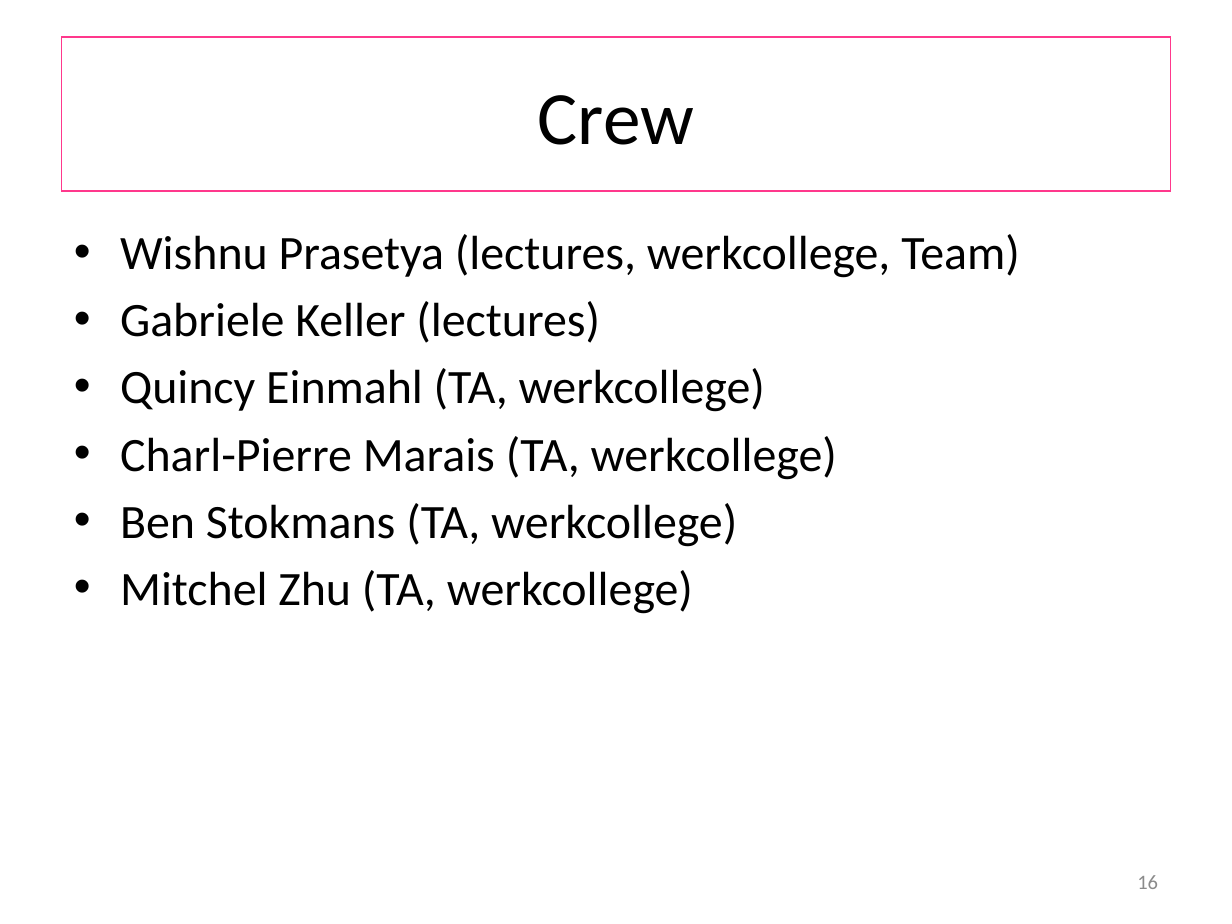
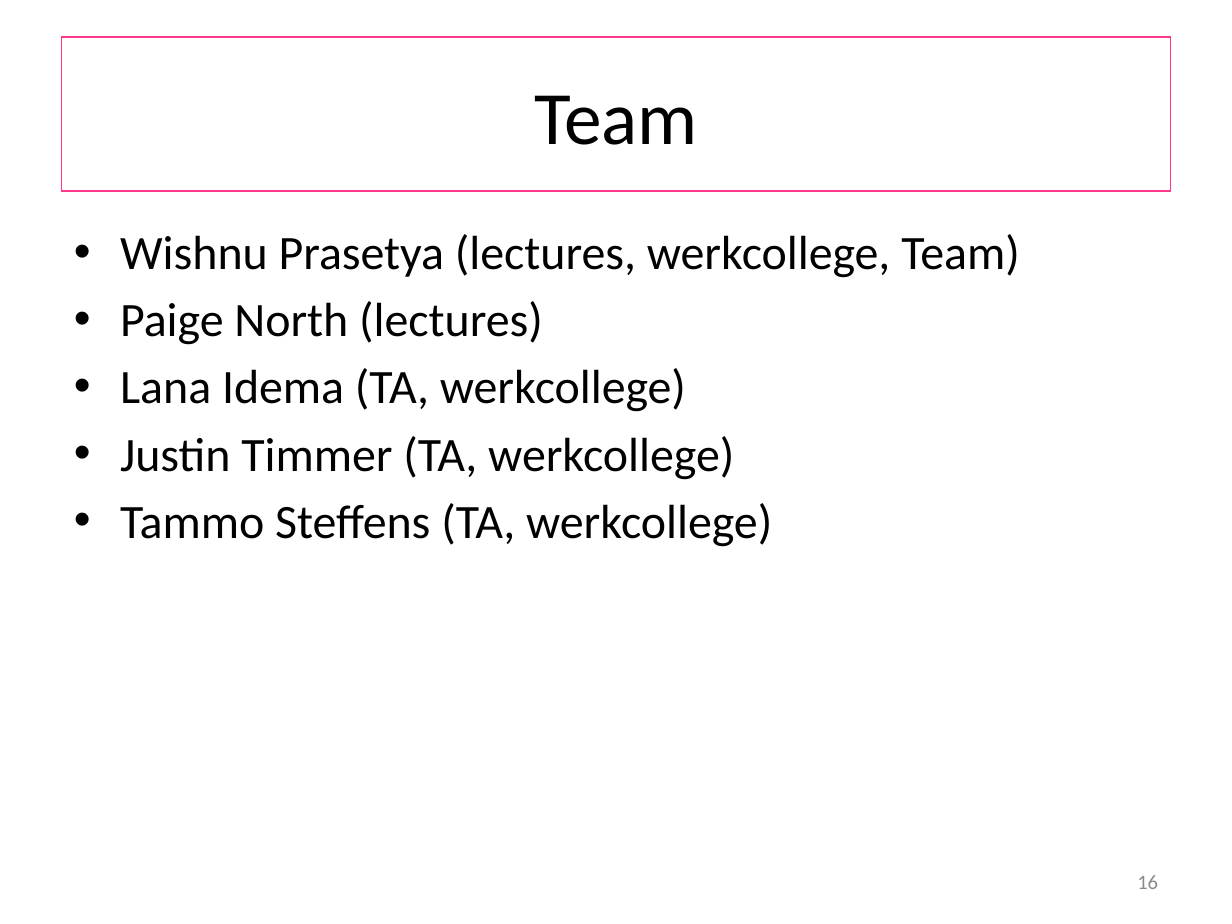
Before and after one commit to wooshrow/b3stv, a slide deck: slide 16 of slides/organization.pptx. Drawn at 1232x924 pixels with LibreOffice and Linux fonts; fonts in the diff are those of the drawing. Boxes give left, top, right and bottom in pixels: in the first picture for what was removed or moved away, otherwise in the second. Text is boxed around its words. In the diff, an @@ line names an element or a change of style, - is before the commit and + after.

```diff
--- a/slides/organization.pptx
+++ b/slides/organization.pptx
@@ title at (534,95,698,145): text changed @@
-Crew
+Team
@@ text at (120,301,772,547): text changed @@
-• Gabriele Keller (lectures)
-• Quincy Einmahl (TA, werkcollege)
-• Charl-Pierre Marais (TA, werkcollege)
-• Ben Stokmans (TA, werkcollege)
-• Mitchel Zhu (TA, werkcollege)
+• Paige North (lectures)
+• Lana Idema (TA, werkcollege)
+• Justin Timmer (TA, werkcollege)
+• Tammo Steffens (TA, werkcollege)
```
Also in this commit, not shown: 10 other slides changed, 7 other files.
